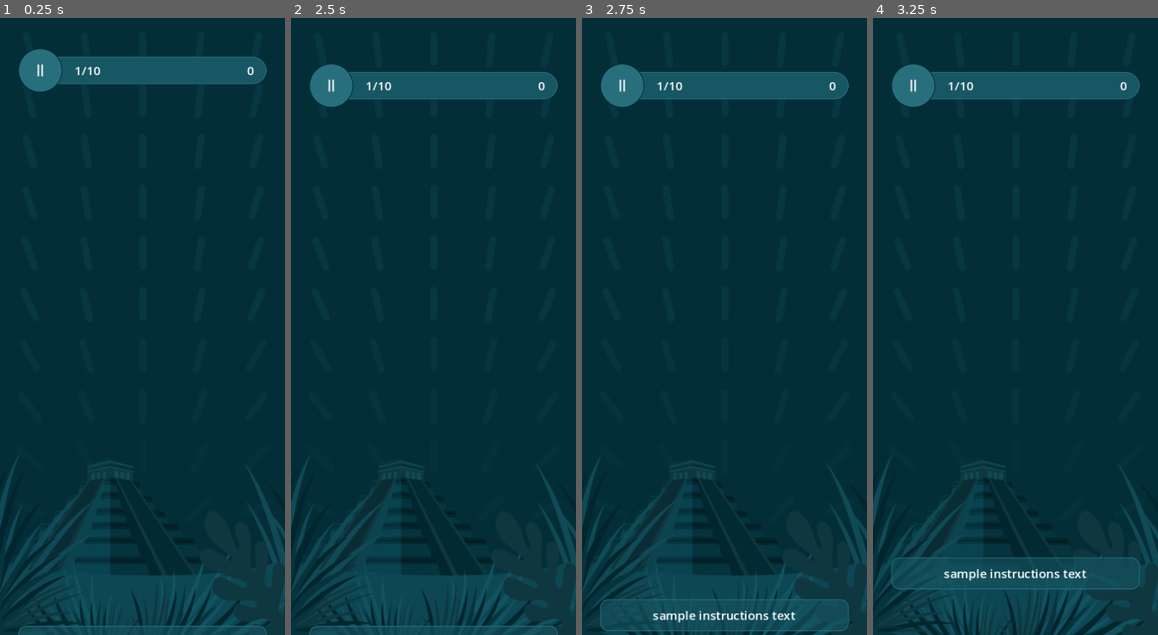
Above: before the commit, frames 1-4 (left to right).
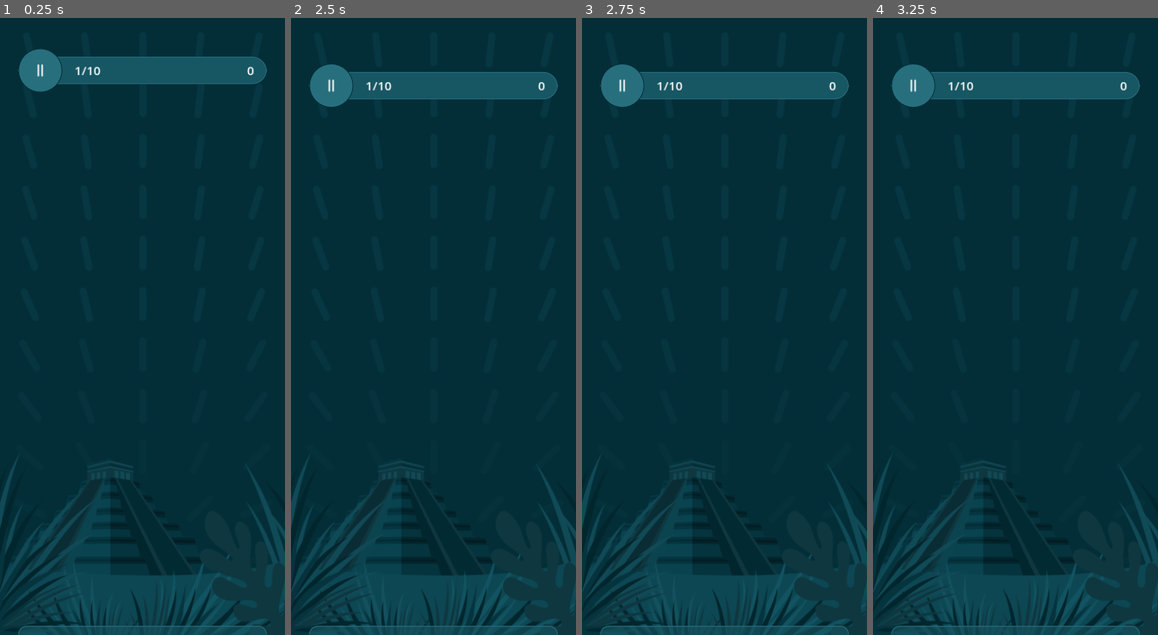
Above: after the commit, the same moments.

Repository: SugarF0x/hidden-gems-gd
Game: Godot game, scene res://hidden_gems_scene.tscn
Same seed, same stepped clock (60 frames per second), same inputs: the game is played once before the commit and once after it.
Inputs (mouse positions are in pixels of both pictures, inside the frame that each line leads up to):
- Up to frame 1 (0.25 s): no input
- Up to frame 2 (2.5 s): tap Enter at 1.25 s; click (330, 85) at 2 s
- Up to frame 3 (2.75 s): no input
- Up to frame 4 (3.25 s): no input

Frames 1-2 are identical in both runs. In frame 3, 1.4% of the frame differs, in the area x 6-94%, y 94-100%; in frame 4, 2.0%, in the area x 6-94%, y 87-100%.
Error after the commit: Invalid call. Nonexistent function 'reveal_gems' in base 'Control (GemGrid)'. (res://game_scene.gd:44)

Commit message:
add grid reveal states

Diff:
--- a/gem.tscn
+++ b/gem.tscn
@@ -1,7 +1,7 @@
 [gd_scene load_steps=8 format=3 uid="uid://56q1v0fgl0yi"]
 
 [ext_resource type="Script" path="res://gem.gd" id="1_e1ali"]
-[ext_resource type="Texture2D" uid="uid://dpgew03covbjf" path="res://assets/backgrounds/found.svg" id="2_rlnx1"]
+[ext_resource type="Texture2D" uid="uid://fseeopolpjm6" path="res://assets/backgrounds/hidden.svg" id="2_wy4b6"]
 [ext_resource type="Texture2D" uid="uid://c7c8fmrpa0hxy" path="res://assets/gems/1.svg" id="3_ct0j7"]
 
 [sub_resource type="Animation" id="Animation_et3wj"]
@@ -80,7 +80,6 @@
 offset_bottom = 84.0
 pivot_offset = Vector2(42, 42)
 script = ExtResource("1_e1ali")
-state = 1
 
 [node name="AnimationPlayer" type="AnimationPlayer" parent="."]
 libraries = {
@@ -94,10 +93,11 @@
 anchor_bottom = 1.0
 grow_horizontal = 2
 grow_vertical = 2
-texture = ExtResource("2_rlnx1")
+texture = ExtResource("2_wy4b6")
 expand_mode = 1
 
 [node name="GemTextureRect" type="TextureRect" parent="."]
+visible = false
 layout_mode = 0
 offset_left = 13.02
 offset_top = 13.44
--- a/grid.gd
+++ b/grid.gd
@@ -4,6 +4,13 @@
 #region static
 
 var gem_scene: PackedScene = preload("res://gem.tscn")
+
+enum RevealType {
+	NONE,
+	ALL,
+	SELECTED,
+	SELECTED_AND_CORRECT,
+}
 
 @onready var animation_player: AnimationPlayer = $AnimationPlayer
 @onready var panel: PanelContainer = $Panel
@@ -14,8 +21,9 @@
 #region properties
 
 @export var grid_size: Vector2i = Vector2i(2,3) : set = set_grid_size
-@export var gems_revealed: bool = false : set = set_gems_revealed
+@export var reveal_type: RevealType = RevealType.ALL : set = set_reveal_type
 @export var correct_gem_indexes: Array[int] = [0, 3] : set = set_correct_gem_indexes
+@export var selected_gem_indexes: Array[int] = [] : set = set_selected_gem_indexes
 
 var tile_size: int = Gem.max_tile_size : set = set_tile_size
 
@@ -23,17 +31,17 @@
 	grid_size = value
 	update_nodes()
 
-func set_gems_revealed(value: bool) -> void:
-	gems_revealed = value
-
-	for index in gems.size():
-		var gem = gems[index]
-		if value: gem.state = Gem.GemState.FOUND if index in correct_gem_indexes else Gem.GemState.EMPTY
-		else: gem.state = Gem.GemState.HIDDEN
+func set_reveal_type(value: RevealType) -> void:
+	reveal_type = value
+	update_gem_reveal_state()
 
 func set_correct_gem_indexes(value: Array[int]) -> void:
-		correct_gem_indexes = value
-		reveal_gems(gems_revealed)
+	correct_gem_indexes = value
+	update_gem_reveal_state()
+
+func set_selected_gem_indexes(value: Array[int]) -> void:
+	selected_gem_indexes = value
+	update_gem_reveal_state()
 
 func set_tile_size(value: int) -> void:
 	tile_size = min(Gem.max_tile_size, value)
@@ -52,6 +60,7 @@
 	update_grid_columns_count()
 	update_tile_size()
 	redraw_grid()
+	update_gem_reveal_state()
 
 func update_grid_columns_count() -> void:
 	if not is_node_ready(): return
@@ -63,6 +72,24 @@
 	var margin = margin_container.get_theme_constant('margin_left') + margin_container.get_theme_constant('margin_right')
 	var free_space = size.x - margin - gap * (grid_size.x - 1)
 	tile_size = free_space / grid_size.x
+
+func update_gem_reveal_state() -> void:
+	for index in gems.size():
+		var gem = gems[index]
+
+		match reveal_type:
+			RevealType.NONE: gem.state = Gem.GemState.HIDDEN
+			RevealType.ALL: gem.state = Gem.GemState.FOUND if index in correct_gem_indexes else Gem.GemState.EMPTY
+			RevealType.SELECTED:
+				if index not in selected_gem_indexes: gem.state = Gem.GemState.HIDDEN
+				elif index in correct_gem_indexes: gem.state = Gem.GemState.FOUND
+				else: gem.state = Gem.GemState.WRONG
+			RevealType.SELECTED_AND_CORRECT:
+				if index in selected_gem_indexes:
+					if index in correct_gem_indexes: gem.state = Gem.GemState.FOUND
+					else: gem.state = Gem.GemState.WRONG
+				elif index in correct_gem_indexes: gem.state = Gem.GemState.MISSED
+				else: gem.state = Gem.GemState.HIDDEN
 
 func redraw_grid() -> void:
 	if not is_node_ready(): return
@@ -79,16 +106,17 @@
 		item.tile_size = tile_size
 		item.randomize_icon()
 
-	reveal_gems(gems_revealed)
-
-func reveal_gems(value: bool = true) -> void: gems_revealed = true
-func hide_gems() -> void: gems_revealed = false
 func disable_gems() -> void: for gem in gems: gem.disable()
 func enable_gems() -> void: for gem in gems: gem.enable()
 
 func call_with_delay(fun: Callable, delay_time: float) -> void:
 	await get_tree().create_timer(delay_time).timeout
 	fun.call()
+
+func instnant_fade() -> void:
+	animation_player.play("fade")
+	animation_player.seek(animation_player.current_animation_length)
+	animation_player.stop()
 
 func fade(value: bool) -> Signal:
 	if (value):
--- a/grid.tscn
+++ b/grid.tscn
@@ -49,7 +49,7 @@
 tracks/1/imported = false
 tracks/1/enabled = true
 tracks/1/path = NodePath(".:scale")
-tracks/1/interp = 1
+tracks/1/interp = 2
 tracks/1/loop_wrap = true
 tracks/1/keys = {
 "times": PackedFloat32Array(0, 0.5),
@@ -85,7 +85,7 @@
 grow_vertical = 2
 pivot_offset = Vector2(187.5, 406)
 script = ExtResource("1_g6546")
-gems_revealed = true
+selected_gem_indexes = Array[int]([0, 4])
 
 [node name="AnimationPlayer" type="AnimationPlayer" parent="."]
 root_node = NodePath("../Panel")
